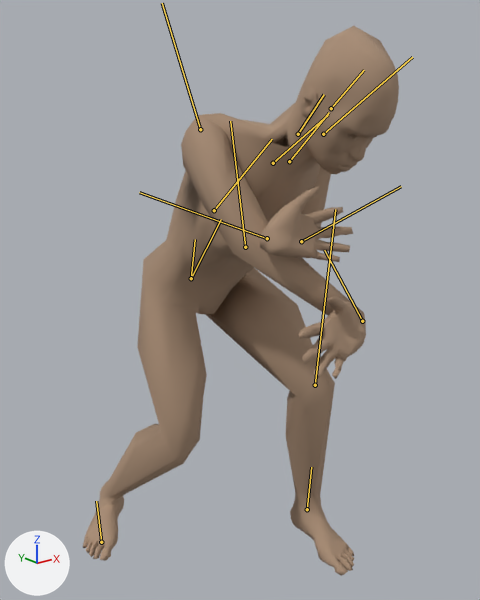
A saved change to the glTF model public/models/villager.glb.
Camera for both pictures: a 50 mm camera at (-0.73, -0.988, 0.951) aimed at (0.007, -0.067, 0.583). The lights are fixed; the arrows at lower left show +X, +Y and +Z. The picture after the commit comes second. Both versions are drawn at frame 5 of the action 'dig'; the numbers are the values there. The bones that change, and the others that lie on the model, are drawn over the model as lines.

Objects in the first picture: 'body'.
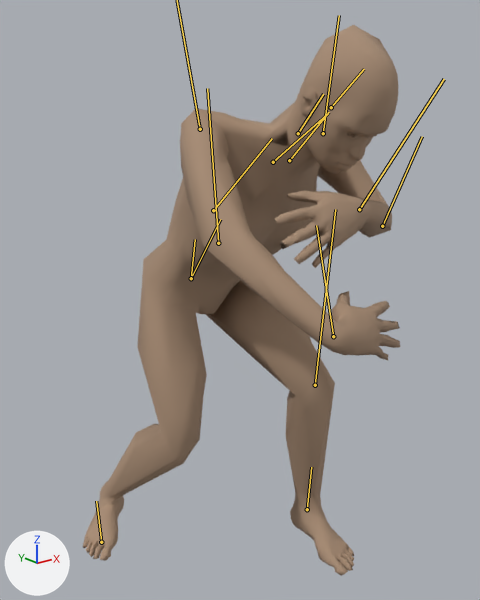
Boxes [x1, y1, x2, y2] around the edits, measured in the pictures (480 x 600 px):
'body', posed
    before: [83, 26, 399, 576]
    after: [83, 25, 400, 576]
bone 'upperArm_L', root to tip
    before: (323, 134) to (412, 57)
    after: (323, 133) to (339, 15)
bone 'forearm_L', root to tip
    before: (301, 241) to (401, 186)
    after: (382, 226) to (422, 136)
bone 'hand_L', root to tip
    before: (267, 238) to (139, 192)
    after: (359, 209) to (444, 79)
bone 'forearm_R', root to tip
    before: (245, 247) to (230, 121)
    after: (218, 243) to (207, 88)
bone 'hand_R', root to tip
    before: (362, 321) to (324, 250)
    after: (333, 336) to (316, 225)

The change in detail:
Bone 'upperArm_L' (bone_upperarm_l) turns from (-10, -108, -35) to (-90, -51, 56) degrees about its own x, y and z.
Bone 'forearm_L' (bone_forearm_l) turns from (-28, -21, 8) to (-51, -32, 20) degrees about its own x, y and z.
Bone 'hand_L' (bone_hand_l) turns from (-83, 102, 41) to (14, 3, -30) degrees about its own x, y and z.
Bone 'upperArm_R' (bone_upperarm_r) turns from (25, 117, 73) to (-112, 55, -67) degrees about its own x, y and z.
Bone 'forearm_R' (bone_forearm_r) turns from (7, -6, 0) to (6, -5, 0) degrees about its own x, y and z.
Bone 'hand_R' (bone_hand_r) turns from (0, -143, -96) to (-15, 59, 15) degrees about its own x, y and z.
